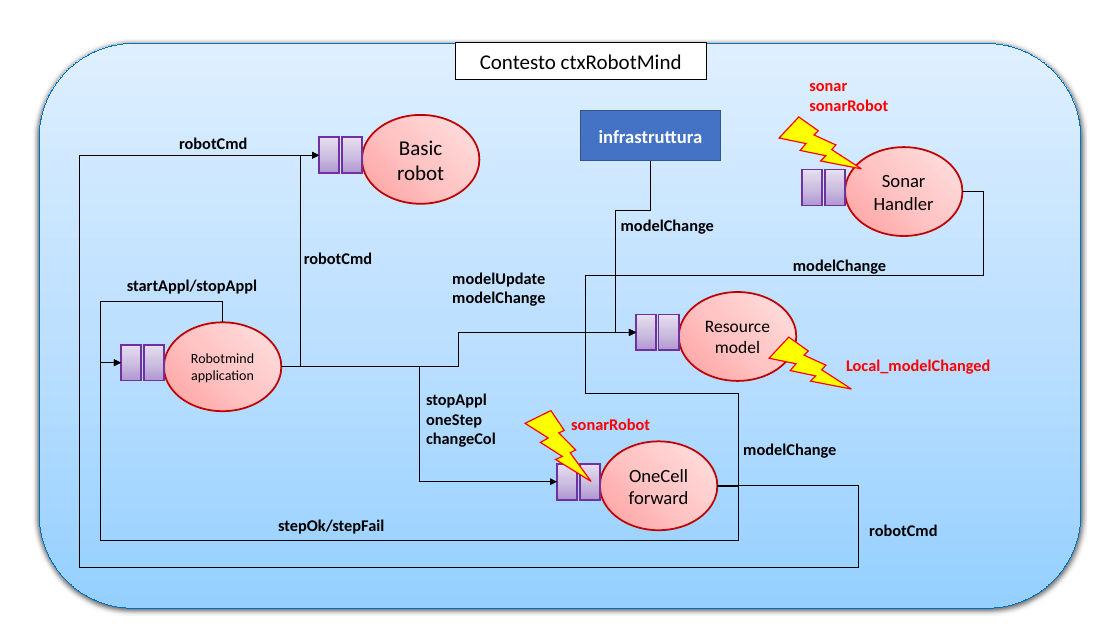
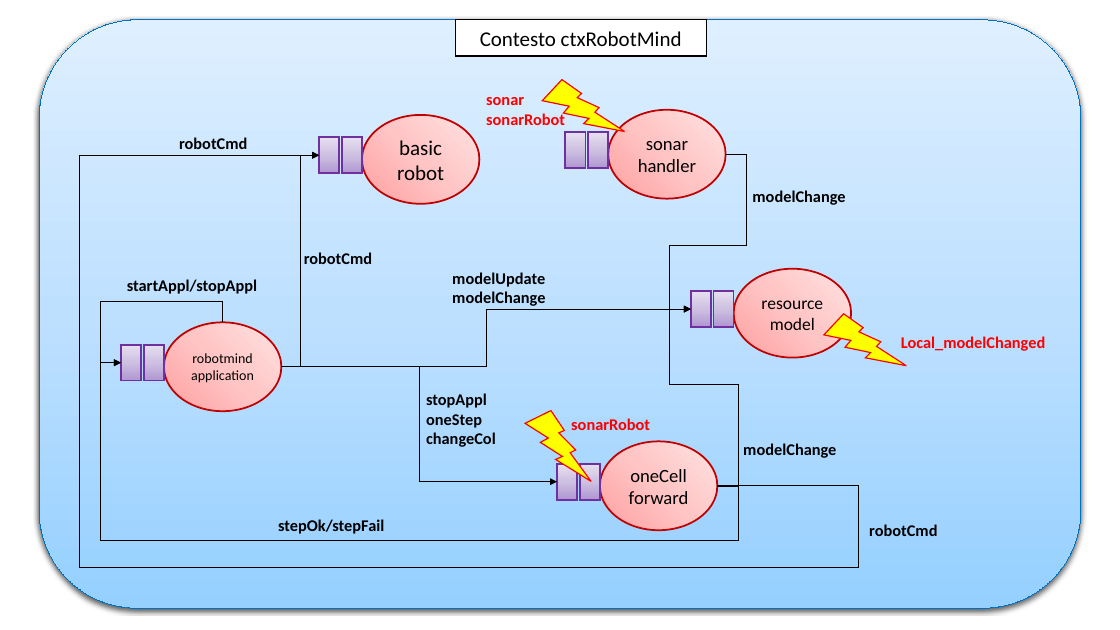
Before and after one commit to LauGroupie95/issProject, a slide deck: slide 1 of Sprint/Sprint 00/Model Sprint0.pptx. Drawn at 1120x630 pixels with LibreOffice and Linux fonts; fonts in the diff are those of the drawing. Boxes give left, top, right and bottom in pixels: in the first picture for what was removed or moved away, otherwise in the second. Text is boxed around its words. In the diff, an @@ line names an element or a change of style, - is before the commit and + after.

```diff
--- a/Sprint/Sprint 00/Model Sprint0.pptx
+++ b/Sprint/Sprint 00/Model Sprint0.pptx
@@ rounded rectangle: place and size @@
-rounded rectangle at (39,44,1081,608)
+rounded rectangle at (39,20,1081,609)
@@ rectangle "Contesto ctxRobotMind": place and size @@
-rectangle "Contesto ctxRobotMind" at (455,43,707,80)
+rectangle "Contesto ctxRobotMind" at (455,19,707,56)
@@ text "sonar": place and size @@
-text "sonar" at (809,83,888,111)
+text "sonar" at (486,97,565,125)
@@ lightning bolt: place and size @@
-lightning bolt at (774,102,862,192)
+lightning bolt at (538,65,625,155)
@@ rectangle removed at (581,111,721,161) @@
-infrastruttura
@@ ellipse "sonar": place and size @@
-ellipse "sonar" at (845,147,963,236)
+ellipse "sonar" at (608,110,726,199)
@@ text in ellipse at (397,140,444,180): text changed @@
-Basic robot
+basic robot
@@ rectangle: place and size @@
-rectangle at (802,170,823,206)
+rectangle at (565,132,586,168)
@@ rectangle: place and size @@
-rectangle at (825,170,845,206)
+rectangle at (588,132,608,168)
@@ text in ellipse at (638,141,696,172): text changed @@
-Sonar
-Handler
+sonar
+handler
@@ elbow arrow removed from (650, 160) to (636, 333) @@
@@ elbow arrow moved from (963, 192) - (636, 333) to (726, 155) - (691, 309) @@
@@ text "modelChange": place and size @@
-text "modelChange" at (793,259,886,276)
+text "modelChange" at (752,190,845,205)
@@ text removed at (621,219,714,234) @@
-modelChange
@@ ellipse "resource model": place and size @@
-ellipse "resource model" at (679,292,797,381)
+ellipse "resource model" at (734,269,851,358)
@@ 2 rectangles, 1 text: place and size @@
-2 rectangles, 1 text at (636,314,990,374)
+2 rectangles, 1 text at (691,292,1045,351)
@@ elbow arrow moved from (281, 367) - (636, 333) to (281, 367) - (691, 309) @@
@@ elbow arrow moved from (718, 486) - (636, 333) to (718, 486) - (691, 309) @@
@@ text in ellipse at (761,300,823,330): text changed @@
-Resource model
+resource model
@@ lightning bolt: place and size @@
-lightning bolt at (765,323,852,413)
+lightning bolt at (820,300,907,389)
@@ text in ellipse at (192,353,252,363): text changed @@
-Robotmind
+robotmind
@@ text in ellipse at (629,469,689,504): text changed @@
-OneCell forward
+oneCell forward
```
